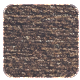
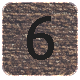
The second 80×80 image is a revision of the first. Changes to its layers:
removed layer "dn" over (3, 4, 79, 78)
added group "up" with 2 layers over (2, 2, 78, 76)
added layer "6" in group "up" over (27, 16, 54, 60)
renamed "up" to "btn", showed it, moved it into group "up" over (2, 2, 78, 76)
